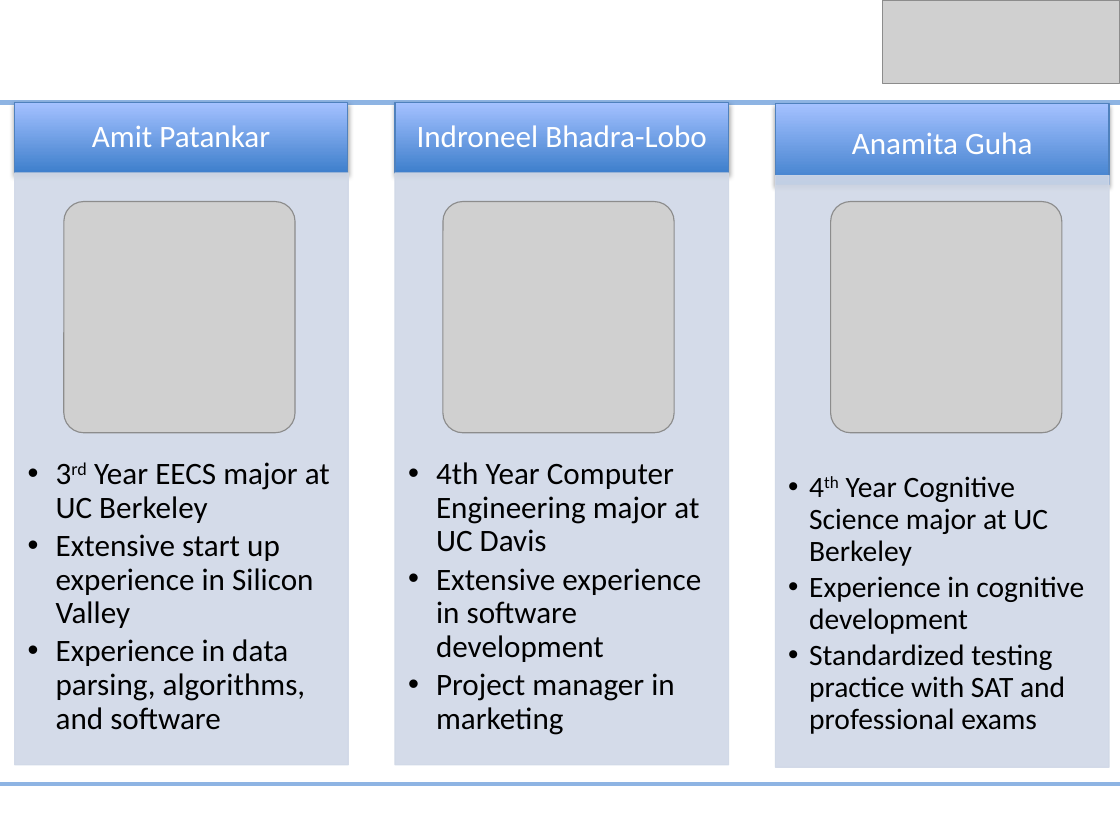
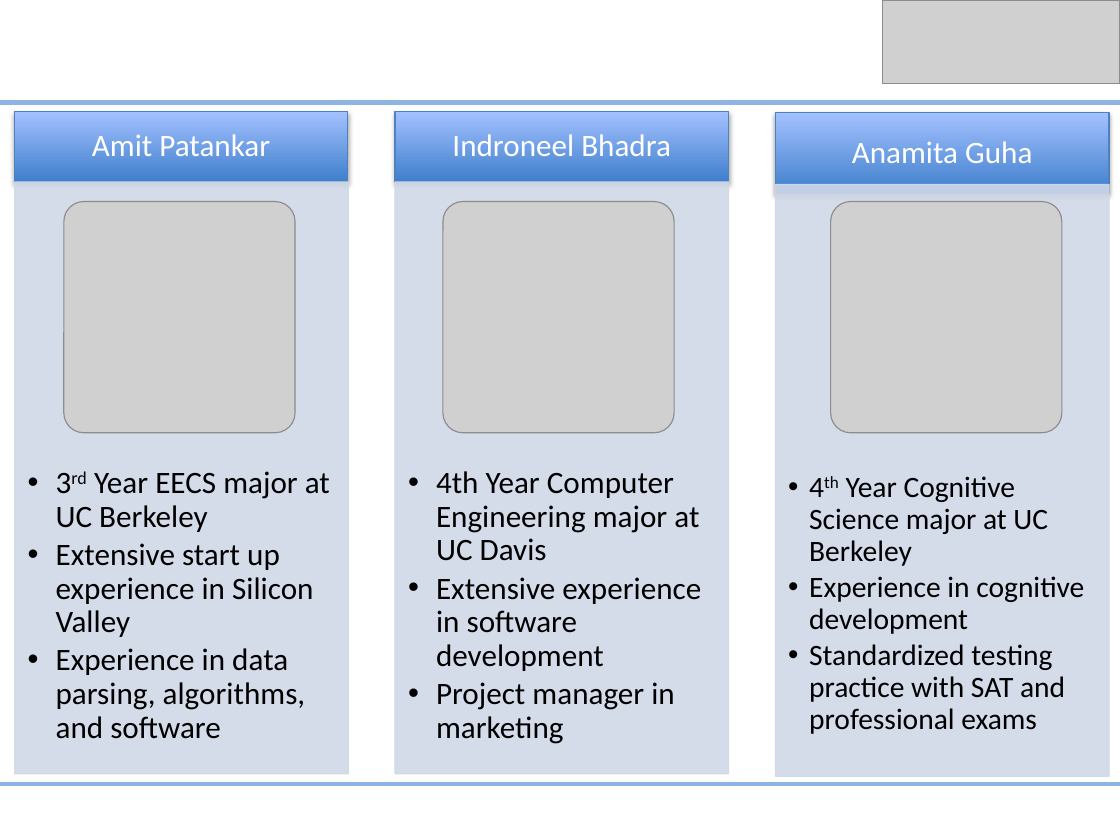
Before and after one commit to av8ramit/excelerate, a slide deck: slide 15 of Documents/Business Plan.pptx (slide 14 before the commit). Drawn at 1120x840 pixels with LibreOffice and Linux fonts; fonts in the diff are those of the drawing; grey boxes stand for pictures. Boxes give left, top, right and bottom in pixels: in the first picture for what was removed or moved away, otherwise in the second. Text is boxed around its words. In the diff, an @@ line names an element or a change of style, - is before the commit and + after.

```diff
--- a/Documents/Business Plan.pptx
+++ b/Documents/Business Plan.pptx
@@ 6 rectangles, 4 texts: place and size @@
-6 rectangles, 4 texts at (15,103,1109,767)
+6 rectangles, 4 texts at (15,112,1109,776)
@@ text at (452,134,671,156): text changed @@
-Indroneel Bhadra-Lobo
+Indroneel Bhadra
```
Also in this commit, not shown: 3 other slides changed, 1 slide added.
